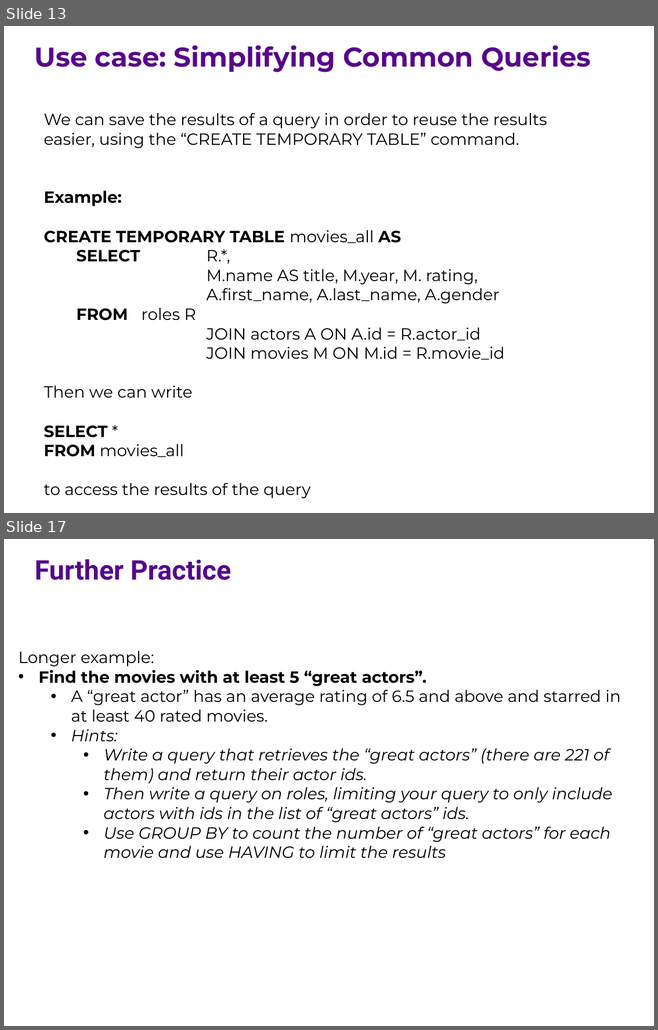
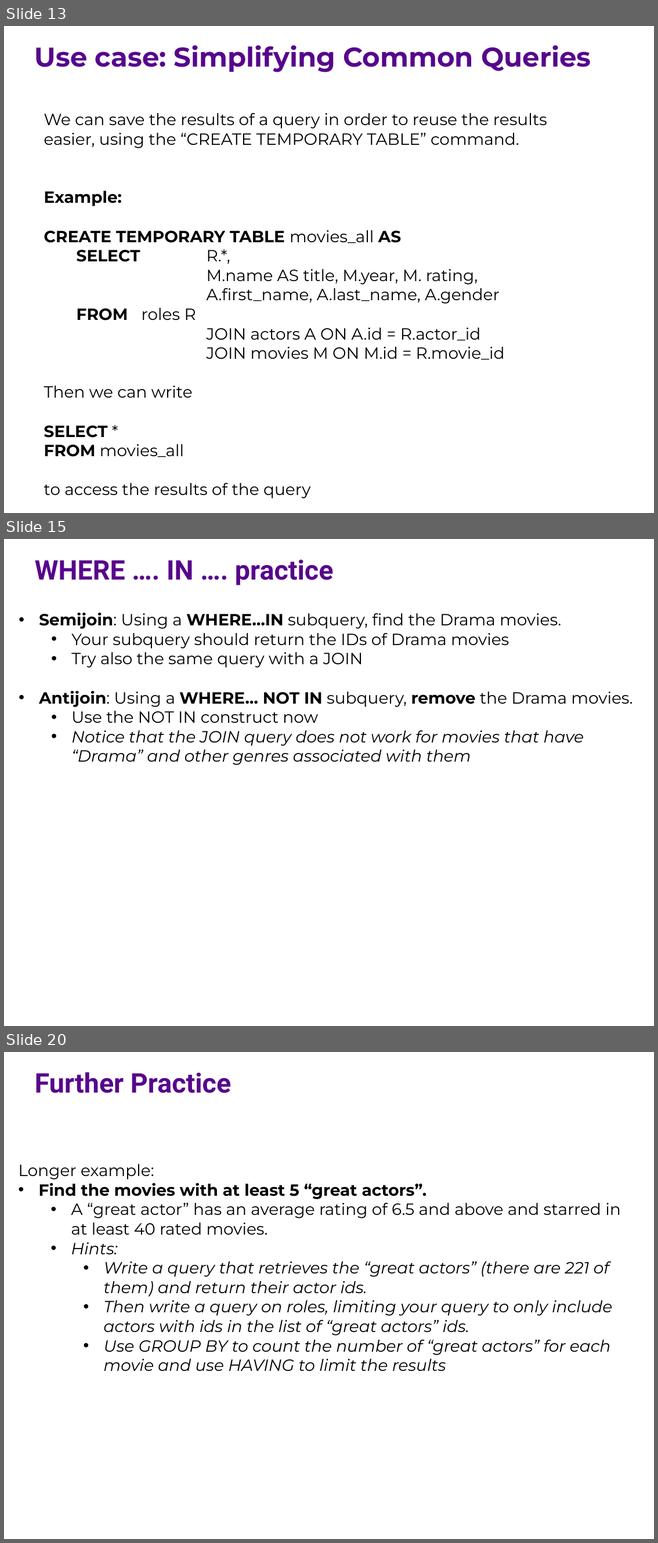
Before and after one commit to ipeirotis/introduction-to-databases, a slide deck: session6/F-SQL_Subqueries.pptx. Shown one above the other, each under a label of ours: slides 13 and 17 before the commit, slides 13, 15 and 20 after it; the slides between them are not shown. The pictures are 658x1030 and 658x1543 pixels, drawn with LibreOffice and Linux fonts; fonts in the diff are those of the drawing. Boxes give left, top, right and bottom in pixels: in the first picture for what was removed or moved away, otherwise in the second. Text is boxed around its words. In the diff, an @@ line names an element or a change of style, - is before the commit and + after.

```diff
--- a/session6/F-SQL_Subqueries.pptx
+++ b/session6/F-SQL_Subqueries.pptx
@@ slide 15 added at box(4, 539, 654, 1026), background #FFFFFF @@
@@ text added at box(35, 559, 333, 585), 30 pt, text #57068C, bold @@
+WHERE …. IN …. practice
@@ text added at box(39, 613, 632, 765), 18 pt, text #000000 @@
+• Semijoin: Using a WHERE…IN subquery, find the Drama movies.
+  • Your subquery should return the IDs of Drama movies
+  • Try also the same query with a JOIN
+• Antijoin: Using a WHERE… NOT IN subquery, remove the Drama movies.
+  • Use the NOT IN construct now
+  • Notice that the JOIN query does not work for movies that have “Drama” and other genres associated with them
@@ what was slide 17 is now slide 20 @@
```
Also in this commit, not shown: 7 slides changed, 7 other slides added.
